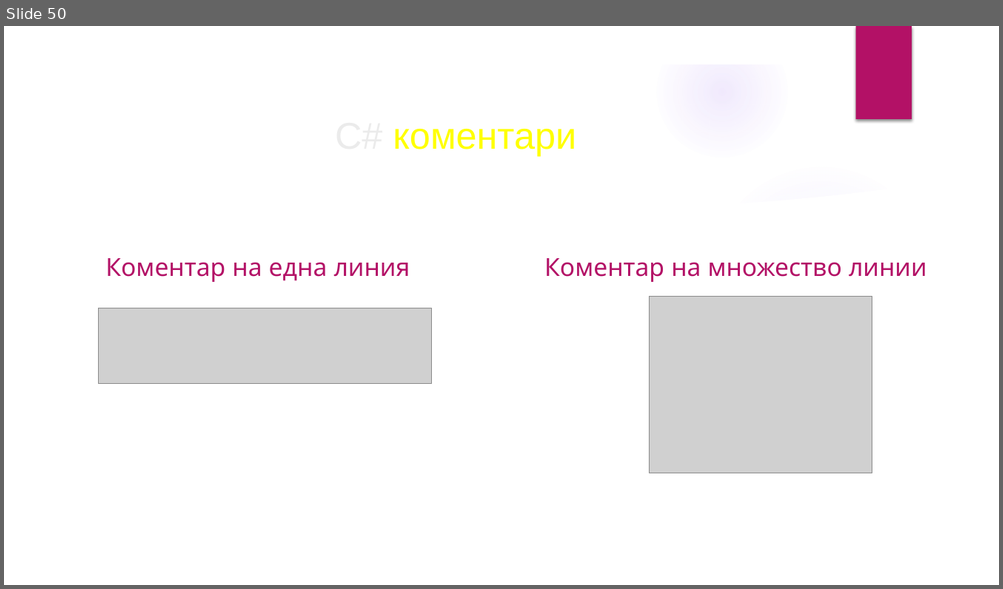
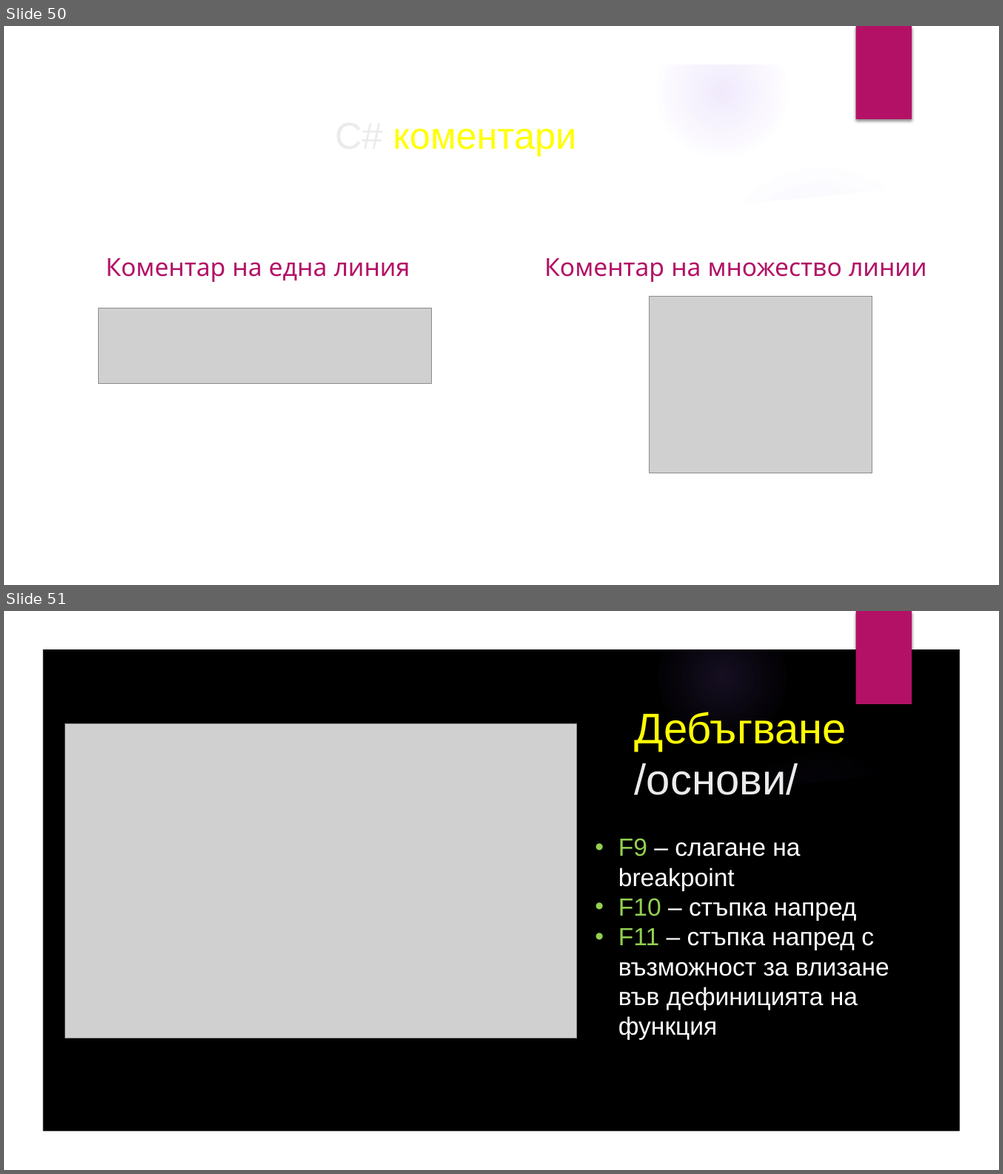
Before and after one commit to velizar92/CSharp-Programming-Presentations, a slide deck: C# Basics.pptx. Shown one above the other, each under a label of ours: slide 50 before the commit, slides 50 and 51 after it. The pictures are 1003x589 and 1003x1174 pixels, drawn with LibreOffice and Linux fonts; fonts in the diff are those of the drawing; grey boxes stand for pictures; background and template pictures are left out. Boxes give left, top, right and bottom in pixels: in the first picture for what was removed or moved away, otherwise in the second. Text is boxed around its words. In the diff, an @@ line names an element or a change of style, - is before the commit and + after.

```diff
--- a/C# Basics.pptx
+++ b/C# Basics.pptx
@@ slide 51 added at <box>4,611,999,1170</box>, background picture (left out); not listed: 5 template elements that a slide beside it also shows @@
@@ freeform shape added at <box>4,611,999,1170</box>, fill #000000 @@
@@ freeform shape added at <box>4,611,999,1170</box>, fill #FFFFFF @@
@@ rectangle added at <box>855,611,911,704</box>, fill #B31166 @@
@@ title added at <box>634,712,846,795</box>, 41.4 pt, text #FFFF00 @@
+Дебъгване
+/основи/
@@ picture added at <box>65,723,576,1039</box> @@
@@ freeform shape added at <box>696,735,967,817</box>, fill #000000 at 20% opacity @@
@@ freeform shape added at <box>41,763,962,1133</box>, fill #000000 @@
@@ text added at <box>618,838,889,1040</box>, 24 pt, text #FFFFFF @@
+• F9 – слагане на breakpoint
+• F10 – стъпка напред
+• F11 – стъпка напред с възможност за влизане във дефиницията на функция
```
Also in this commit, not shown: 1 other slide added, 1 slide removed.
